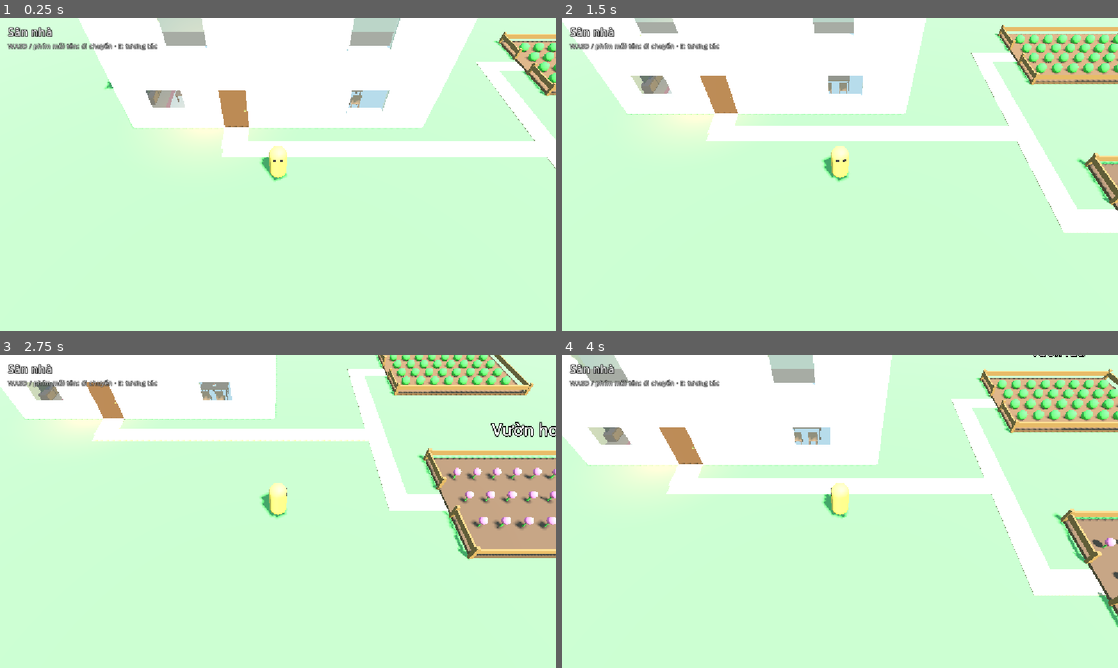
Above: before the commit, frames 1-4 (two rows, left to right).
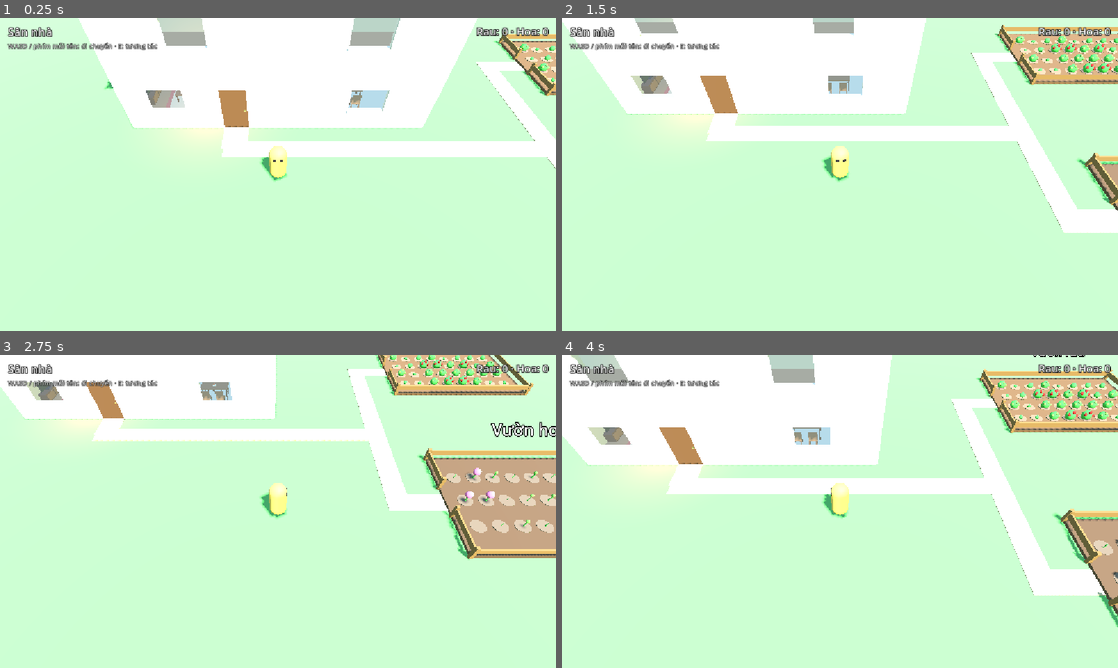
Above: after the commit, the same moments.

Repository: NguyenvantuanT/game-test
Game: Godot game, scene res://scenes/world.tscn
The game is run twice, just before and just after one commit, with the same random seed, the same clock (stepped at 60 frames per second) and the same inputs.
Inputs:
- Up to frame 1 (0.25 s): no input
- Up to frame 2 (1.5 s): tap Enter at 0.5 s; hold D (move_right) 0.53-1.28 s; hold E (interact) 0.53-1.28 s; hold S (move_down) from 1.28 s (still down); tap E (interact) at 1.35 s
- Up to frame 3 (2.75 s): release S (move_down) at 2.03 s; hold D (move_right) from 2.03 s (still down); hold E (interact) from 2.03 s (still down)
- Up to frame 4 (4 s): release D (move_right) at 2.78 s; release E (interact) at 2.78 s; hold W (move_up) 2.78-3.53 s; tap E (interact) at 2.85 s; hold A (move_left) from 3.53 s (still down); hold E (interact) from 3.53 s (still down)

The runs differ from the first frame. In frame 1, 0.6% of the frame differs, in the area x 85-100%, y 2-21%; in frame 2, 1.2%; in frame 3, 2.5%, in the area x 69-100%, y 0-57%; in frame 4, 1.6%.

Commit message:
feat: làm vườn — tưới cây, bón phân, thu hoạch
Mỗi cây trong 2 vườn là một Crop riêng: chỉ lớn khi đất ẩm (tưới giữ 30 s),
phân làm lớn nhanh gấp đôi, ~90 s tới chín. Bấm E: thu hoạch > tưới > bón.
Thu hoạch xong cây mọc lại, HUD góc phải đếm rau/hoa.
Player bỏ qua vật không còn việc (prompt rỗng) khi chọn vật để nhắm.

Co-Authored-By: Claude Opus 5.5 <noreply@anthropic.com>

Diff:
--- a/scenes/world.tscn
+++ b/scenes/world.tscn
@@ -149,3 +149,20 @@
 theme_override_constants/outline_size = 6
 theme_override_font_sizes/font_size = 22
 horizontal_alignment = 1
+
+[node name="HarvestLabel" type="Label" parent="HUD"]
+unique_name_in_owner = true
+anchors_preset = 1
+anchor_left = 1.0
+anchor_right = 1.0
+offset_left = -316.0
+offset_top = 12.0
+offset_right = -16.0
+offset_bottom = 48.0
+grow_horizontal = 0
+theme_override_colors/font_color = Color(1, 1, 1, 1)
+theme_override_colors/font_outline_color = Color(0, 0, 0, 1)
+theme_override_constants/outline_size = 6
+theme_override_font_sizes/font_size = 22
+text = "Rau: 0 · Hoa: 0"
+horizontal_alignment = 2
--- /dev/null
+++ b/scripts/crop.gd
@@ -0,0 +1,180 @@
+@tool
+class_name Crop
+extends Node3D
+## Một cây trong vườn: lớn dần khi đất ẩm, phân bón làm lớn nhanh gấp đôi, chín thì thu hoạch.
+## Gốc = gốc cây trên mặt luống. Garden tạo qua `setup()`; bấm E: thu hoạch > tưới > bón phân.
+
+signal harvested
+
+const GROW_TIME: float = 90.0  ## Giây từ mầm tới chín khi đất luôn ẩm, không phân.
+const WATER_TIME: float = 30.0
+const FERTILIZER_TIME: float = 30.0
+const FERTILIZER_BOOST: float = 2.0
+const STAGE_COUNT: int = 4  ## mầm, đang lớn, sắp chín, chín
+const STAGE_SCALE: Array[float] = [0.35, 0.6, 0.85, 1.0]
+const PATCH_RADIUS: float = 0.32
+const STEM_HEIGHT: float = 0.4
+const STEM_COLOR: Color = Color(0.25, 0.55, 0.2)
+const UNRIPE_COLOR: Color = Color(0.45, 0.7, 0.25)
+const FRUIT_COLOR: Color = Color(0.85, 0.15, 0.1)
+const FERTILIZER_COLOR: Color = Color(0.95, 0.95, 0.9)
+const FERTILIZER_SPOTS: Array[Vector2] = [
+	Vector2(0.18, 0.05), Vector2(-0.12, 0.16), Vector2(-0.1, -0.17), Vector2(0.1, -0.2)
+]
+## Nằm sát mặt tán (tâm (0, 0.2, 0), bán kính 0.26), lệch về +Z/trên cho camera chéo thấy rõ.
+const FRUIT_SPOTS: Array[Vector3] = [
+	Vector3(0.2, 0.26, 0.16), Vector3(-0.2, 0.3, 0.14), Vector3(0.0, 0.42, 0.12)
+]
+const INTERACT_SIZE: Vector3 = Vector3(0.8, 1.0, 0.8)
+
+## 0 = mầm mới gieo, 1 = chín.
+var progress: float = 0.0
+var water_left: float = 0.0
+var fertilizer_left: float = 0.0
+
+var _is_flower: bool = false
+var _dry_color: Color = Color.BROWN
+var _wet_color: Color = Color.BROWN
+var _patch_material: StandardMaterial3D = null
+var _plant: Node3D = null
+var _fruits: Array[MeshInstance3D] = []  ## Rau: quả; hoa: nụ (chưa chín) và bông (chín).
+var _fertilizer: Node3D = null
+var _interactable: Interactable = null
+## Trạng thái đang hiển thị, để chỉ cập nhật hình / gợi ý khi đổi.
+var _shown_key: int = -1
+
+
+func _ready() -> void:
+	set_process(not Engine.is_editor_hint())
+
+
+## Dựng hình. `soil` = màu luống; `color` = màu tán rau / bông hoa.
+func setup(is_flower: bool, soil: Color, color: Color, start_progress: float) -> void:
+	_is_flower = is_flower
+	_dry_color = soil.lightened(0.12)
+	_wet_color = soil.darkened(0.45)
+	progress = clampf(start_progress, 0.0, 1.0)
+	_patch_material = MeshKit.unique_material(_dry_color)
+	var patch := MeshKit.cylinder(self, PATCH_RADIUS, 0.02, Vector3(0.0, 0.01, 0.0), Color.WHITE)
+	patch.material_override = _patch_material
+	_fertilizer = Node3D.new()
+	_fertilizer.name = "Fertilizer"
+	add_child(_fertilizer)
+	for spot: Vector2 in FERTILIZER_SPOTS:
+		MeshKit.sphere(_fertilizer, 0.03, Vector3(spot.x, 0.03, spot.y), FERTILIZER_COLOR)
+	_plant = Node3D.new()
+	_plant.name = "Plant"
+	add_child(_plant)
+	if _is_flower:
+		MeshKit.cylinder(
+			_plant, 0.03, STEM_HEIGHT, Vector3(0.0, STEM_HEIGHT / 2.0, 0.0), STEM_COLOR
+		)
+		_fruits.append(MeshKit.sphere(_plant, 0.08, Vector3(0.0, STEM_HEIGHT, 0.0), UNRIPE_COLOR))
+		_fruits.append(MeshKit.sphere(_plant, 0.16, Vector3(0.0, STEM_HEIGHT, 0.0), color))
+	else:
+		MeshKit.sphere(_plant, 0.26, Vector3(0.0, 0.2, 0.0), color)
+		for spot: Vector3 in FRUIT_SPOTS:
+			_fruits.append(MeshKit.sphere(_plant, 0.08, spot, FRUIT_COLOR))
+	if not Engine.is_editor_hint():
+		_interactable = Interactable.create(
+			self, INTERACT_SIZE, Vector3(0.0, INTERACT_SIZE.y / 2.0, 0.0), ""
+		)
+		_interactable.interacted.connect(interact)
+	_refresh()
+
+
+func _process(delta: float) -> void:
+	advance(delta)
+
+
+## Cho thời gian trôi `delta` giây. Tách khỏi `_process` để test tua nhanh được.
+func advance(delta: float) -> void:
+	var wet_time := minf(delta, water_left)
+	var boosted := minf(wet_time, fertilizer_left)
+	progress = minf(1.0, progress + (wet_time + boosted * (FERTILIZER_BOOST - 1.0)) / GROW_TIME)
+	water_left = maxf(0.0, water_left - delta)
+	# Phân chỉ hao khi đất ẩm (lúc khô cây không lớn nên phân cũng không tác dụng).
+	fertilizer_left = maxf(0.0, fertilizer_left - wet_time)
+	_refresh()
+
+
+func is_ripe() -> bool:
+	return progress >= 1.0
+
+
+func is_wet() -> bool:
+	return water_left > 0.0
+
+
+func is_fertilized() -> bool:
+	return fertilizer_left > 0.0
+
+
+## 0 = mầm … STAGE_COUNT - 1 = chín.
+func stage() -> int:
+	if is_ripe():
+		return STAGE_COUNT - 1
+	return mini(floori(progress * (STAGE_COUNT - 1)), STAGE_COUNT - 2)
+
+
+## Việc bấm E sẽ làm; "" = không có gì để làm.
+func action_prompt() -> String:
+	if is_ripe():
+		return "Thu hoạch"
+	if not is_wet():
+		return "Tưới cây"
+	if not is_fertilized():
+		return "Bón phân"
+	return ""
+
+
+func interact() -> void:
+	if is_ripe():
+		harvest()
+	elif not is_wet():
+		water()
+	elif not is_fertilized():
+		fertilize()
+
+
+func water() -> void:
+	water_left = WATER_TIME
+	_refresh()
+
+
+func fertilize() -> void:
+	fertilizer_left = FERTILIZER_TIME
+	_refresh()
+
+
+func harvest() -> void:
+	if not is_ripe():
+		return
+	progress = 0.0
+	water_left = 0.0
+	fertilizer_left = 0.0
+	_refresh()
+	harvested.emit()
+
+
+func _refresh() -> void:
+	if _plant == null:
+		return
+	var current := stage()
+	var key := current * 4 + int(is_wet()) * 2 + int(is_fertilized())
+	if key == _shown_key:
+		return
+	_shown_key = key
+	_plant.scale = Vector3.ONE * STAGE_SCALE[current]
+	_patch_material.albedo_color = _wet_color if is_wet() else _dry_color
+	_fertilizer.visible = is_fertilized()
+	var ripe := current == STAGE_COUNT - 1
+	if _is_flower:
+		_fruits[0].visible = current == STAGE_COUNT - 2  # nụ
+		_fruits[1].visible = ripe  # bông nở
+	else:
+		for fruit: MeshInstance3D in _fruits:
+			fruit.visible = current >= STAGE_COUNT - 2
+			fruit.material_override = MeshKit.material(FRUIT_COLOR if ripe else UNRIPE_COLOR)
+	if _interactable != null:
+		_interactable.prompt = action_prompt()
--- a/scripts/garden.gd
+++ b/scripts/garden.gd
@@ -1,8 +1,11 @@
 @tool
 class_name Garden
 extends NamedArea
-## Một khu vườn 3D: luống đất, hàng rào có cổng phía -X, các hàng cây, biển tên.
+## Một khu vườn 3D: luống đất, hàng rào có cổng phía -X, các hàng cây (`Crop`), biển tên.
 ## Gốc toạ độ = tâm luống trên mặt đất. Hình và collision sinh trong code theo export.
+## Cây bắt đầu ở giai đoạn ngẫu nhiên (seed theo tên vườn → lần chạy nào cũng giống nhau).
+
+signal crop_harvested(kind: PlantKind)
 
 enum PlantKind { VEGETABLE, FLOWER }
 
@@ -15,7 +18,6 @@
 const EDGE_MARGIN: float = 0.6
 const TRIGGER_HEIGHT: float = 2.0
 const FENCE_COLOR: Color = Color(0.55, 0.38, 0.2)
-const STEM_COLOR: Color = Color(0.25, 0.55, 0.2)
 const WORLD_LAYER: int = 1
 
 @export var size: Vector2 = Vector2(8.0, 5.5):
@@ -42,6 +44,7 @@
 var _generated: Node3D = null
 ## Shape của Area3D phải là con trực tiếp, nên tách khỏi `_generated`.
 var _trigger: CollisionShape3D = null
+var _crops: Array[Crop] = []
 
 
 func _ready() -> void:
@@ -116,30 +119,34 @@
 			)
 
 
+## Các cây đang có (bản sao — smoke test dùng để duyệt từng cây).
+func crops() -> Array[Crop]:
+	return _crops.duplicate()
+
+
 func _build_plants() -> void:
+	_crops.clear()
+	var rng := RandomNumberGenerator.new()
+	rng.seed = hash(display_name)
 	var inner := size - Vector2.ONE * EDGE_MARGIN * 2.0
 	var per_row := maxi(1, floori(inner.x / PLANT_SPACING) + 1)
 	var start_x := -(per_row - 1) * PLANT_SPACING / 2.0
 	var row_gap := size.y / (row_count + 1)
-	var is_flower := plant_kind == PlantKind.FLOWER
-	var stem_height := 0.4
 	for row in row_count:
 		var z := -size.y / 2.0 + row_gap * (row + 1)
 		for col in per_row:
-			var x := start_x + col * PLANT_SPACING
-			if is_flower:
-				MeshKit.cylinder(
-					_generated,
-					0.03,
-					stem_height,
-					Vector3(x, SOIL_HEIGHT + stem_height / 2.0, z),
-					STEM_COLOR
-				)
-				MeshKit.sphere(
-					_generated, 0.16, Vector3(x, SOIL_HEIGHT + stem_height, z), plant_color
-				)
-			else:
-				MeshKit.sphere(_generated, 0.26, Vector3(x, SOIL_HEIGHT + 0.2, z), plant_color)
+			var crop := Crop.new()
+			crop.name = "Crop_%d_%d" % [row, col]
+			crop.position = Vector3(start_x + col * PLANT_SPACING, SOIL_HEIGHT, z)
+			_generated.add_child(crop)
+			# ~1/6 cây đã chín sẵn để vào vườn là có thể thu hoạch ngay.
+			crop.setup(plant_kind == PlantKind.FLOWER, soil_color, plant_color, rng.randf() * 1.2)
+			crop.harvested.connect(_on_crop_harvested)
+			_crops.append(crop)
+
+
+func _on_crop_harvested() -> void:
+	crop_harvested.emit(plant_kind)
 
 
 func _build_sign() -> void:
--- a/scripts/player.gd
+++ b/scripts/player.gd
@@ -52,12 +52,14 @@
 	)
 
 
+## Nhắm vật gần nhất đang có việc để làm. Vật có prompt rỗng (vd cây đã tưới + bón)
+## bị bỏ qua, để không che vật bên cạnh đang cần bấm E.
 func _update_focus() -> void:
 	var nearest: Interactable = null
 	var best := INF
 	for area: Area3D in _interact_area.get_overlapping_areas():
 		var candidate := area as Interactable
-		if candidate == null:
+		if candidate == null or candidate.prompt.is_empty():
 			continue
 		var distance := global_position.distance_squared_to(candidate.global_position)
 		if distance < best:
--- a/scripts/world.gd
+++ b/scripts/world.gd
@@ -1,18 +1,24 @@
 extends Node3D
 ## Scene chính 3D: bãi cỏ, ngôi nhà (vào được), 2 khu vườn, nhân vật và HUD.
 ## Map nằm trên mặt XZ từ (0, 0) tới MAP_SIZE (mét).
-## HUD: tên khu vực = NamedArea (phòng, vườn) vào gần nhất; gợi ý `[E] ...` từ Player.
+## HUD: tên khu vực = NamedArea (phòng, vườn) vào gần nhất; gợi ý `[E] ...` từ Player;
+## góc phải đếm số rau / hoa đã thu hoạch từ các Garden.
 
 const MAP_SIZE: Vector2 = Vector2(40.0, 25.0)
 const OUTSIDE_TEXT: String = "Sân nhà"
 
 ## Các vùng Player đang đứng trong, theo thứ tự vào (vùng chồng nhau ở ngưỡng cửa).
 var _area_stack: Array[NamedArea] = []
+var _harvest_count: Dictionary[Garden.PlantKind, int] = {
+	Garden.PlantKind.VEGETABLE: 0,
+	Garden.PlantKind.FLOWER: 0,
+}
 
 @onready var _player: Player = $Player
 @onready var _house: House = $House
 @onready var _area_label: Label = %AreaLabel
 @onready var _prompt_label: Label = %Prompt
+@onready var _harvest_label: Label = %HarvestLabel
 
 
 func _ready() -> void:
@@ -21,9 +27,18 @@
 		var area := node as NamedArea
 		area.player_entered.connect(_on_area_entered)
 		area.player_exited.connect(_on_area_exited)
+		var garden := area as Garden
+		if garden != null:
+			garden.crop_harvested.connect(_on_crop_harvested)
 	_house.player_inside_changed.connect(_player.set_camera_close)
 	_player.focus_changed.connect(_on_focus_changed)
 	_refresh_area_label()
+	_refresh_harvest_label()
+
+
+## Số đã thu hoạch theo loại (smoke test đọc để kiểm HUD).
+func harvest_count(kind: Garden.PlantKind) -> int:
+	return _harvest_count.get(kind, 0)
 
 
 ## Mặt phẳng vô hình quanh mép map để nhân vật không đi ra ngoài.
@@ -61,6 +76,18 @@
 	_area_label.text = OUTSIDE_TEXT if _area_stack.is_empty() else _area_stack[-1].display_name
 
 
+func _on_crop_harvested(kind: Garden.PlantKind) -> void:
+	_harvest_count[kind] = _harvest_count.get(kind, 0) + 1
+	_refresh_harvest_label()
+
+
+func _refresh_harvest_label() -> void:
+	_harvest_label.text = (
+		"Rau: %d · Hoa: %d"
+		% [_harvest_count[Garden.PlantKind.VEGETABLE], _harvest_count[Garden.PlantKind.FLOWER]]
+	)
+
+
 func _on_focus_changed(prompt: String) -> void:
 	_prompt_label.visible = not prompt.is_empty()
 	_prompt_label.text = "[E] " + prompt
Not shown, added: scripts/crop.gd.uid
Not shown, changed: ARCHITECTURE.md
Not shown, added: docs/exec-plans/completed/2026-11-05-garden-farming.md
Not shown, changed: docs/tech-debt-tracker.md
